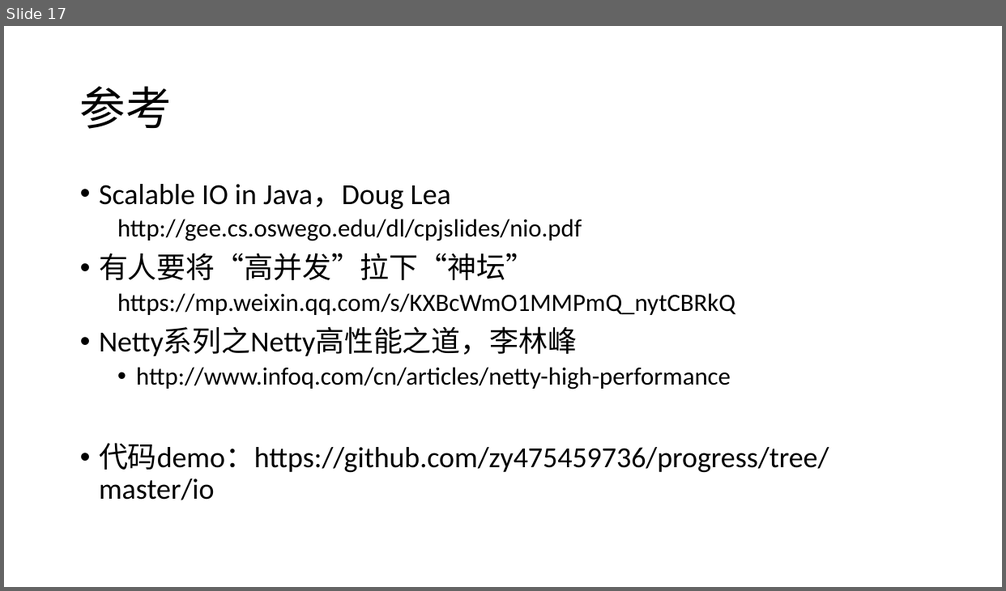
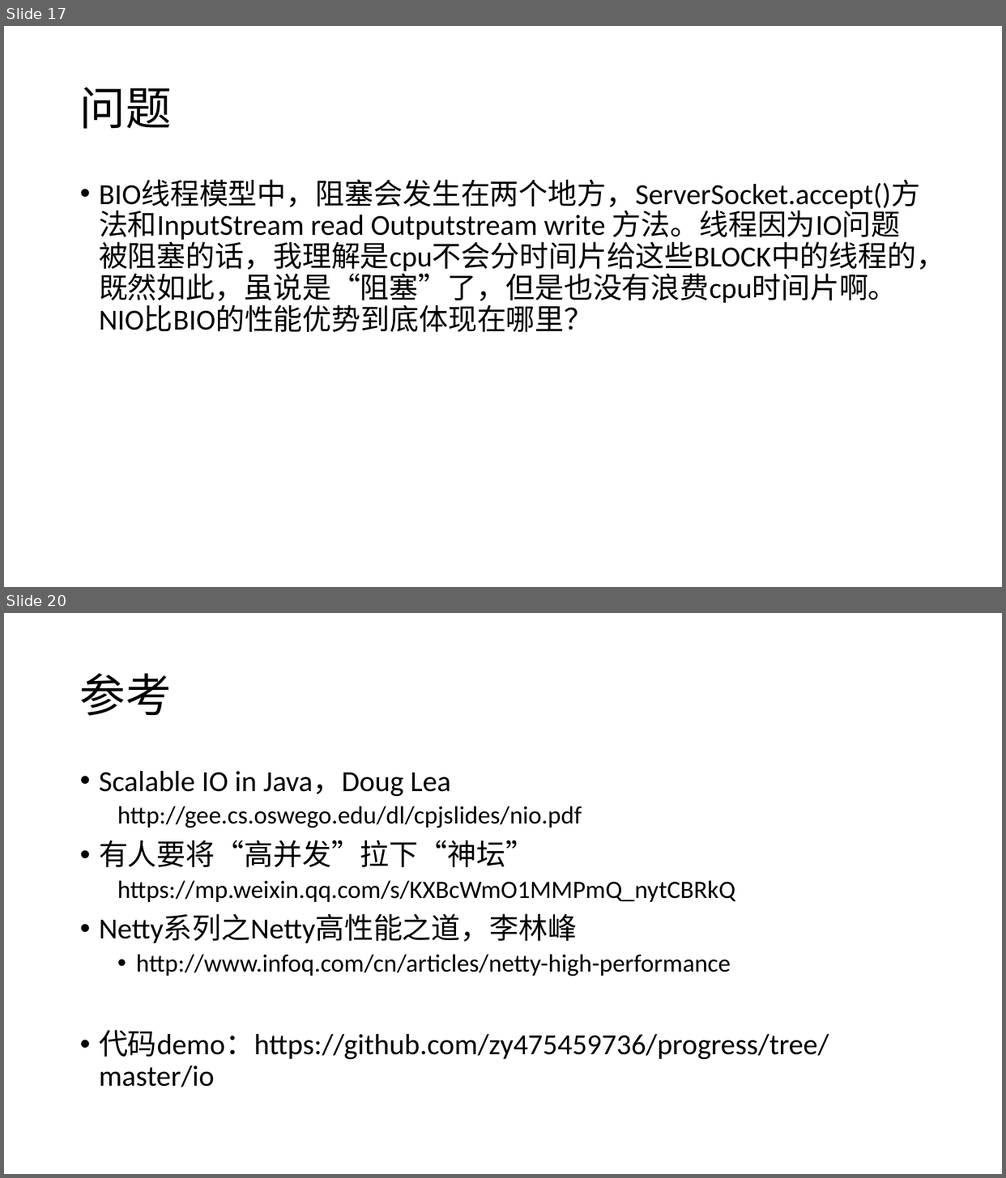
Before and after one commit to zy475459736/progress, a slide deck: io/Netty.pptx. Shown one above the other, each under a label of ours: slide 17 before the commit, slides 17 and 20 after it; the slides between them are not shown. The pictures are 1006x591 and 1006x1178 pixels, drawn with LibreOffice and Linux fonts; fonts in the diff are those of the drawing. Boxes give left, top, right and bottom in pixels: in the first picture for what was removed or moved away, otherwise in the second. Text is boxed around its words. In the diff, an @@ line names an element or a change of style, - is before the commit and + after.

```diff
--- a/io/Netty.pptx
+++ b/io/Netty.pptx
@@ slide 17 added at [4, 26, 1002, 587], background #FFFFFF @@
@@ title added at [80, 87, 172, 129], 44 pt, text #000000 @@
+问题
@@ text added at [99, 180, 945, 332], 28 pt, text #000000 @@
+• BIO线程模型中，阻塞会发生在两个地方，ServerSocket.accept()方法和InputStream read Outputstream write 方法。线程因为IO问题被阻塞的话，我理解是cpu不会分时间片给这些BLOCK中的线程的，既然如此，虽说是“阻塞”了，但是也没有浪费cpu时间片啊。NIO比BIO的性能优势到底体现在哪里？
@@ what was slide 17 is now slide 20 @@
```
Also in this commit, not shown: 2 slides changed, 2 other slides added.
